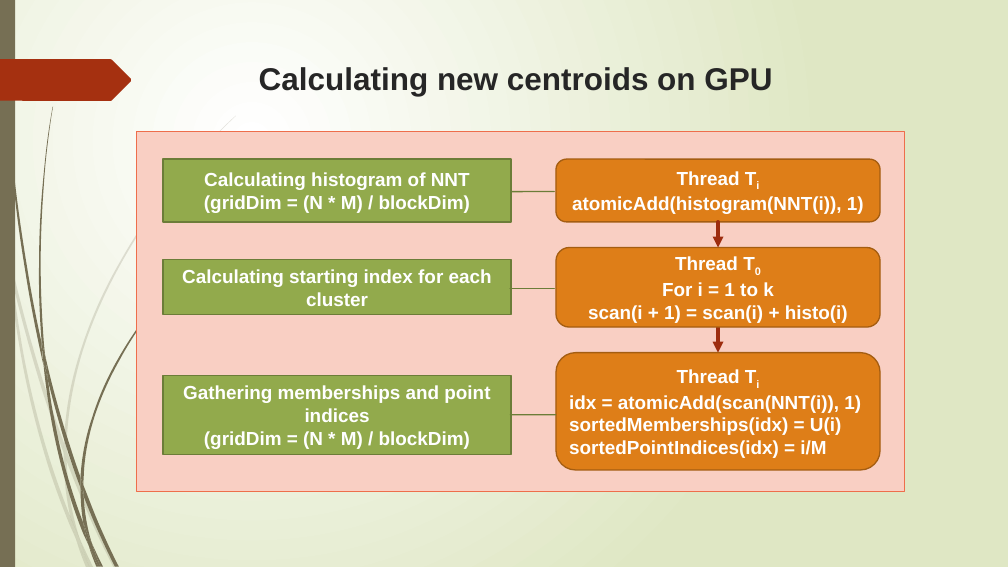
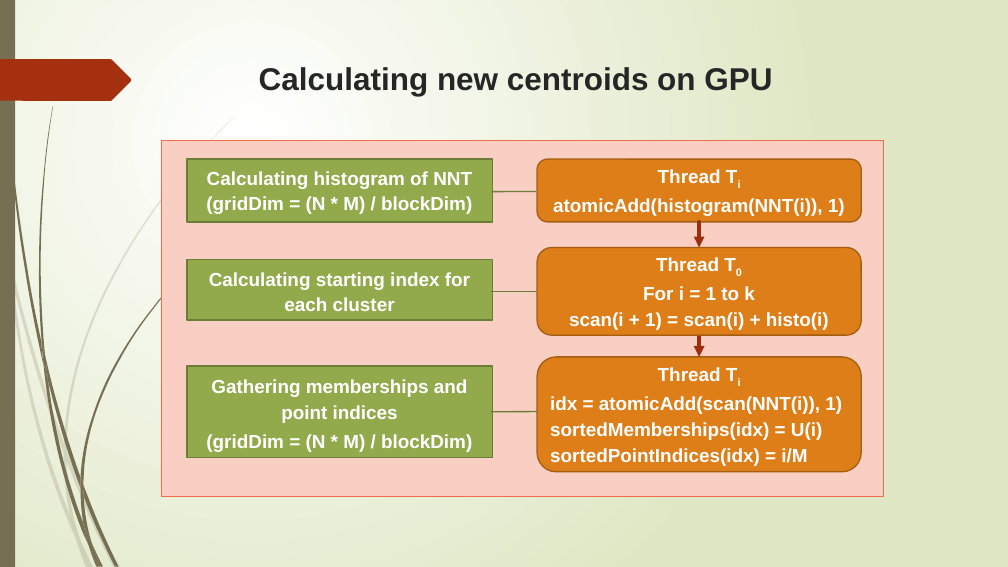
Before and after one commit to trungvdhp/master-ntou, a slide deck: slide 22 of ImageProcessing/Speeding up GFKM.pptx. Drawn at 1008x567 pixels with LibreOffice and Linux fonts; fonts in the diff are those of the drawing. Boxes give left, top, right and bottom in pixels: in the first picture for what was removed or moved away, otherwise in the second. Text is boxed around its words. In the diff, an @@ line names an element or a change of style, - is before the commit and + after.

```diff
--- a/ImageProcessing/Speeding up GFKM.pptx
+++ b/ImageProcessing/Speeding up GFKM.pptx
@@ rectangle: place and size @@
-rectangle at bbox=[136, 132, 905, 492]
+rectangle at bbox=[161, 140, 884, 496]
@@ border callout "Calculating histogram of NNT": place and size @@
-border callout "Calculating histogram of NNT" at bbox=[163, 159, 511, 222]
+border callout "Calculating histogram of NNT" at bbox=[187, 159, 492, 222]
@@ border callout "Calculating histogram of NNT" at bbox=[187, 159, 492, 222]: more space between paragraphs; proportions changed @@
@@ rounded rectangle "Thread Ti": place and size @@
-rounded rectangle "Thread Ti" at bbox=[556, 159, 880, 222]
+rounded rectangle "Thread Ti" at bbox=[537, 159, 861, 222]
@@ arrow moved from (718, 222) - (718, 247) to (699, 222) - (699, 247) @@
@@ border callout "Calculating starting index for each ...": place and size @@
-border callout "Calculating starting index for each ..." at bbox=[163, 260, 511, 315]
+border callout "Calculating starting index for each ..." at bbox=[187, 260, 492, 321]
@@ border callout "Calculating starting index for each ..." at bbox=[187, 260, 492, 321]: line spacing 1 to 1.14; more space between paragraphs; proportions changed @@
@@ more space between paragraphs in 3 elements at bbox=[537, 159, 861, 222], bbox=[537, 357, 861, 472], bbox=[537, 247, 861, 335] @@
@@ rounded rectangle "Thread T0": place and size @@
-rounded rectangle "Thread T0" at bbox=[556, 247, 880, 327]
+rounded rectangle "Thread T0" at bbox=[537, 247, 861, 335]
@@ rounded rectangle "Thread Ti": place and size @@
-rounded rectangle "Thread Ti" at bbox=[556, 353, 880, 470]
+rounded rectangle "Thread Ti" at bbox=[537, 357, 861, 472]
@@ arrow moved from (718, 327) - (718, 353) to (699, 335) - (699, 357) @@
@@ border callout "Gathering memberships and point indices" at bbox=[187, 366, 492, 457]: line spacing 1 to 1.14; more space between paragraphs; proportions changed @@
@@ border callout "Gathering memberships and point indices": place and size @@
-border callout "Gathering memberships and point indices" at bbox=[163, 376, 511, 454]
+border callout "Gathering memberships and point indices" at bbox=[187, 366, 492, 457]
```
Also in this commit, not shown: 29 other slides changed.
